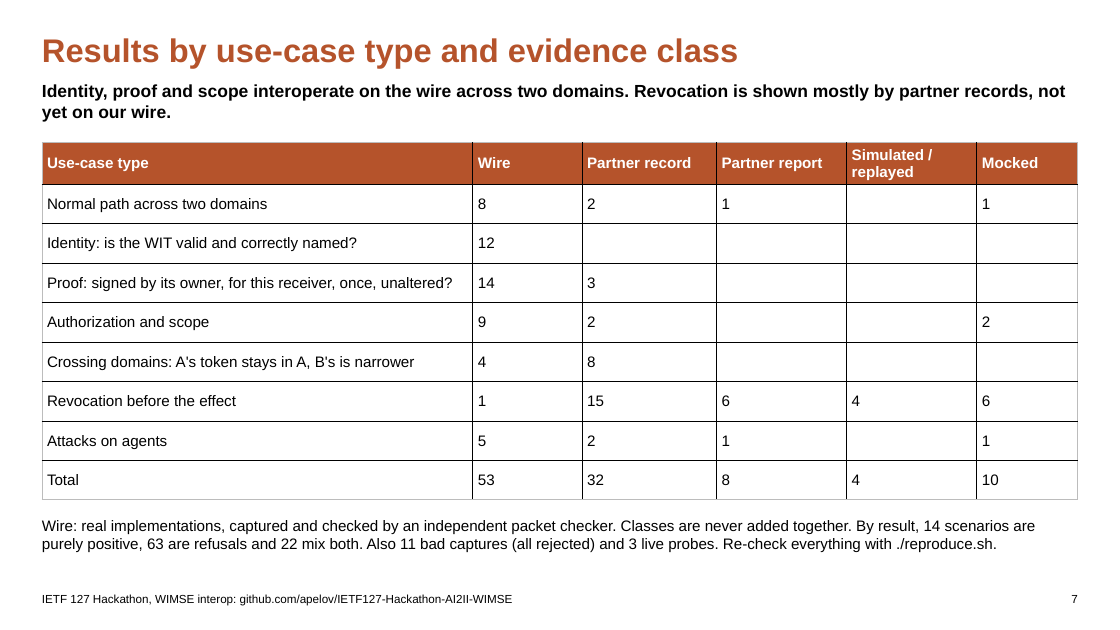
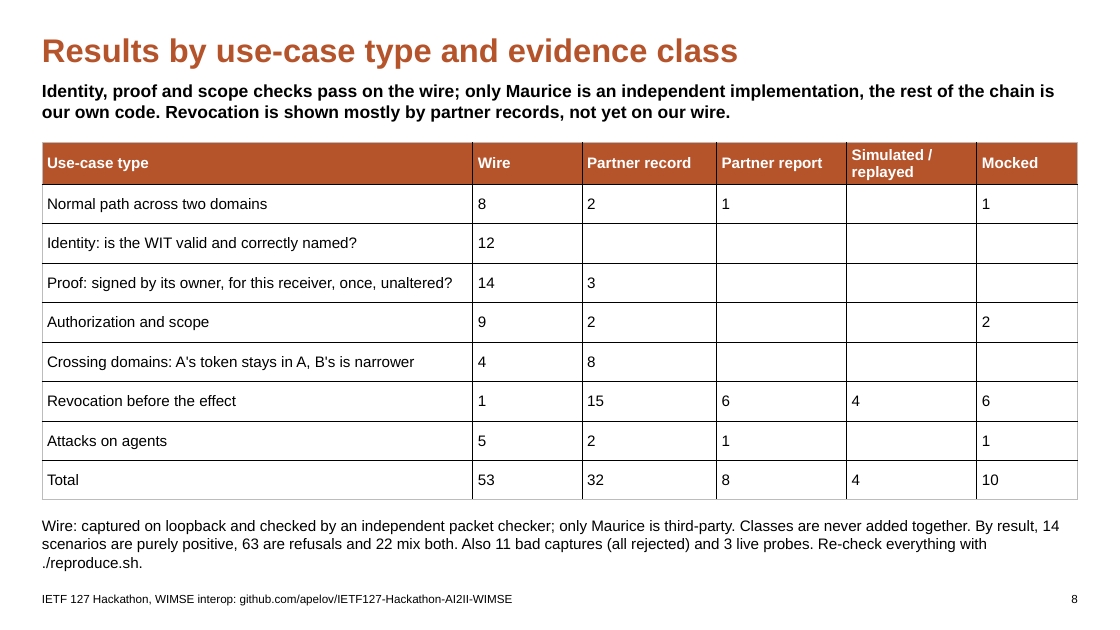
Before and after one commit to apelov/IETF127-Hackathon-AI2II-WIMSE, a slide deck: slide 8 of IETF127_WIMSE_Session.pptx (slide 7 before the commit). Drawn at 1120x630 pixels with LibreOffice and Linux fonts; fonts in the diff are those of the drawing. Boxes give left, top, right and bottom in pixels: in the first picture for what was removed or moved away, otherwise in the second. Text is boxed around its words. In the diff, an @@ line names an element or a change of style, - is before the commit and + after.

```diff
--- a/IETF127_WIMSE_Session.pptx
+++ b/IETF127_WIMSE_Session.pptx
@@ text at [42,84,1055,122]: text changed @@
-Identity, proof and scope interoperate on the wire across two domains. Revocation is shown mostly by partner records, not yet on our wire.
+Identity, proof and scope checks pass on the wire; only Maurice is an independent implementation, the rest of the chain is our own code. Revocation is shown mostly by partner records, not yet on our wire.
@@ text at [42,520,1060,571]: text changed @@
-Wire: real implementations, captured and checked by an independent packet checker. Classes are never added together. By result, 14 scenarios are purely positive, 63 are refusals and 22 mix both. Also 11 bad captures (all rejected) and 3 live probes. Re-check everything with ./reproduce.sh.
+Wire: captured on loopback and checked by an independent packet checker; only Maurice is third-party. Classes are never added together. By result, 14 scenarios are purely positive, 63 are refusals and 22 mix both. Also 11 bad captures (all rejected) and 3 live probes. Re-check everything with ./reproduce.sh.
@@ text at [1071,595,1077,603]: text changed @@
-7
+8
```
Also in this commit, not shown: 11 other slides changed, 1 slide added, 5 other files.
